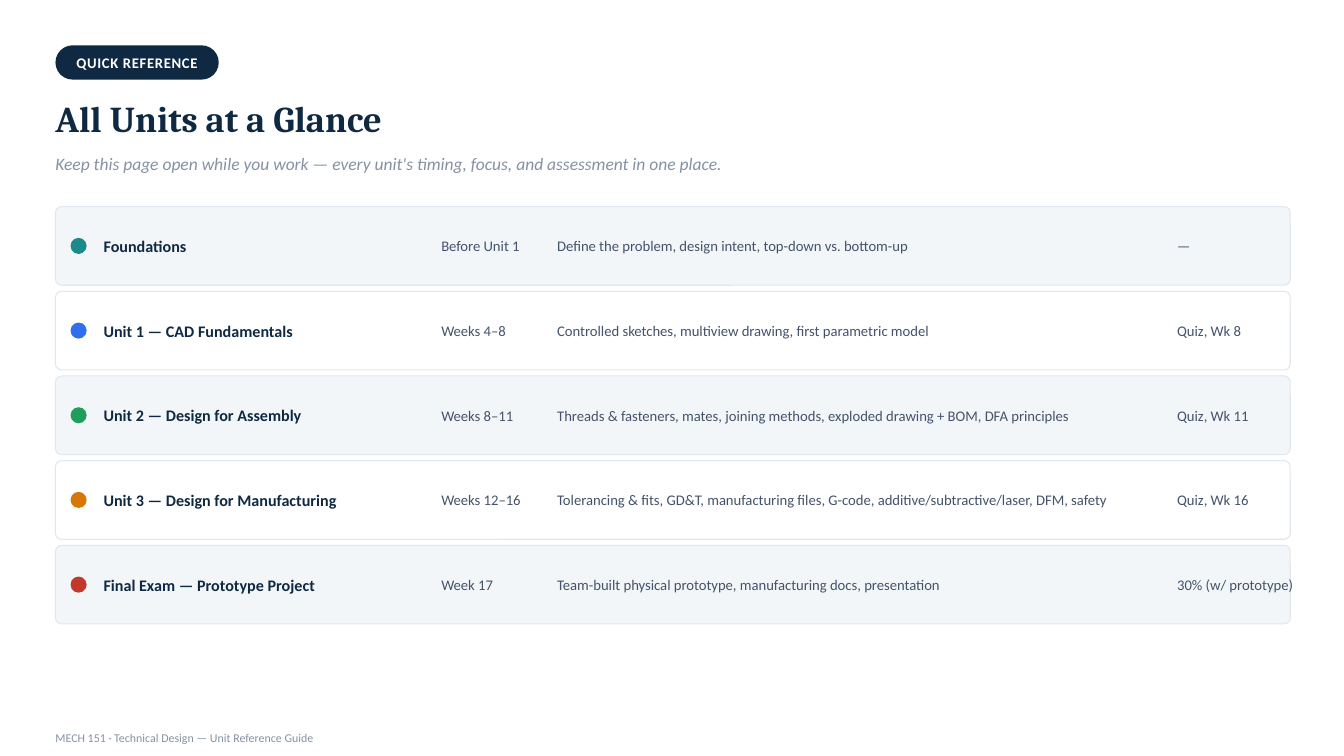
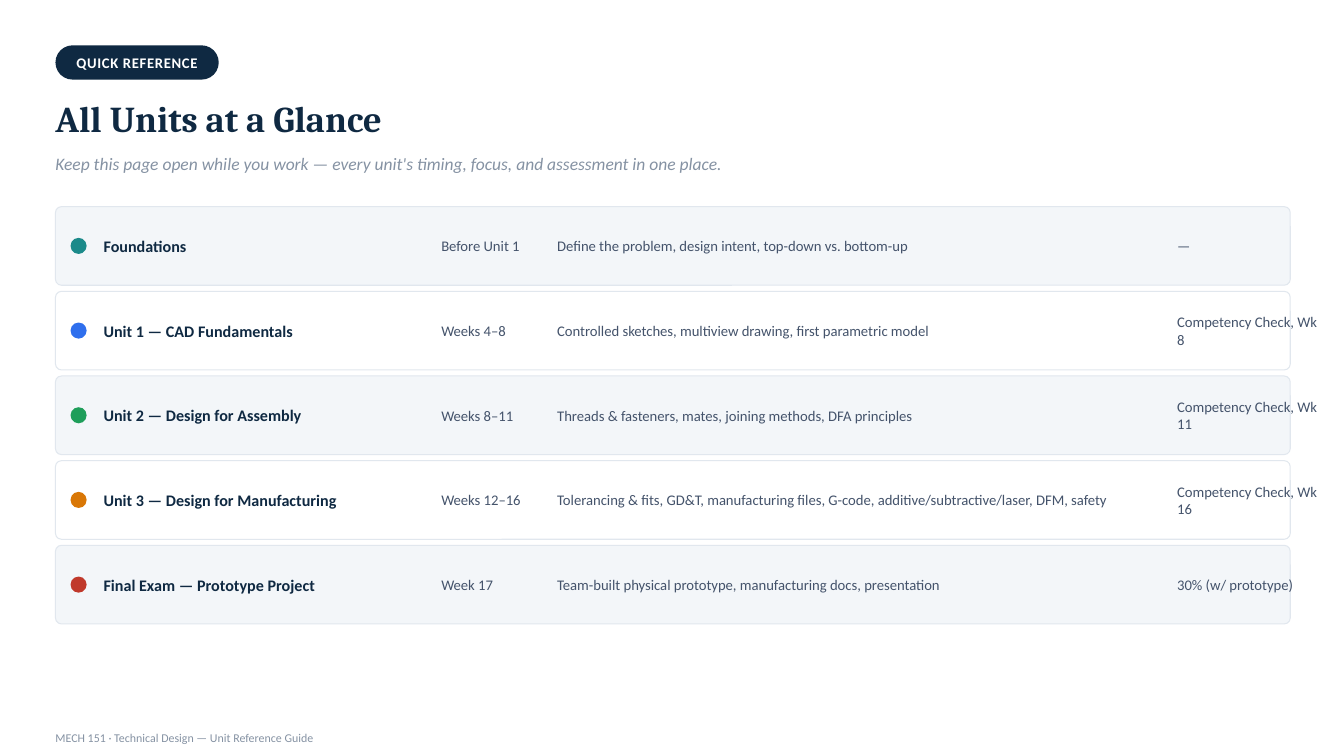
Before and after one commit to kainanis808/kainanis808.github.io, a slide deck: slide 53 of MECH151_techDesign/slideDeck/MECH151_Unit_Reference_Deck.pptx (slide 54 before the commit). Drawn at 1344x756 pixels with LibreOffice and Linux fonts; fonts in the diff are those of the drawing. Boxes give left, top, right and bottom in pixels: in the first picture for what was removed or moved away, otherwise in the second. Text is boxed around its words. In the diff, an @@ line names an element or a change of style, - is before the commit and + after.

```diff
--- a/MECH151_techDesign/slideDeck/MECH151_Unit_Reference_Deck.pptx
+++ b/MECH151_techDesign/slideDeck/MECH151_Unit_Reference_Deck.pptx
@@ text at (x1=1177, y1=317, x2=1317, y2=345): text changed @@
-Quiz, Wk 8
+Competency Check, Wk 8
@@ text at (x1=557, y1=411, x2=912, y2=424): text changed @@
-Threads & fasteners, mates, joining methods, exploded drawing + BOM, DFA principles
+Threads & fasteners, mates, joining methods, DFA principles
@@ text at (x1=1177, y1=402, x2=1317, y2=429): text changed @@
-Quiz, Wk 11
+Competency Check, Wk 11
@@ text at (x1=1177, y1=487, x2=1317, y2=514): text changed @@
-Quiz, Wk 16
+Competency Check, Wk 16
```
Also in this commit, not shown: 8 other slides changed, 1 slide removed, 20 other files.
